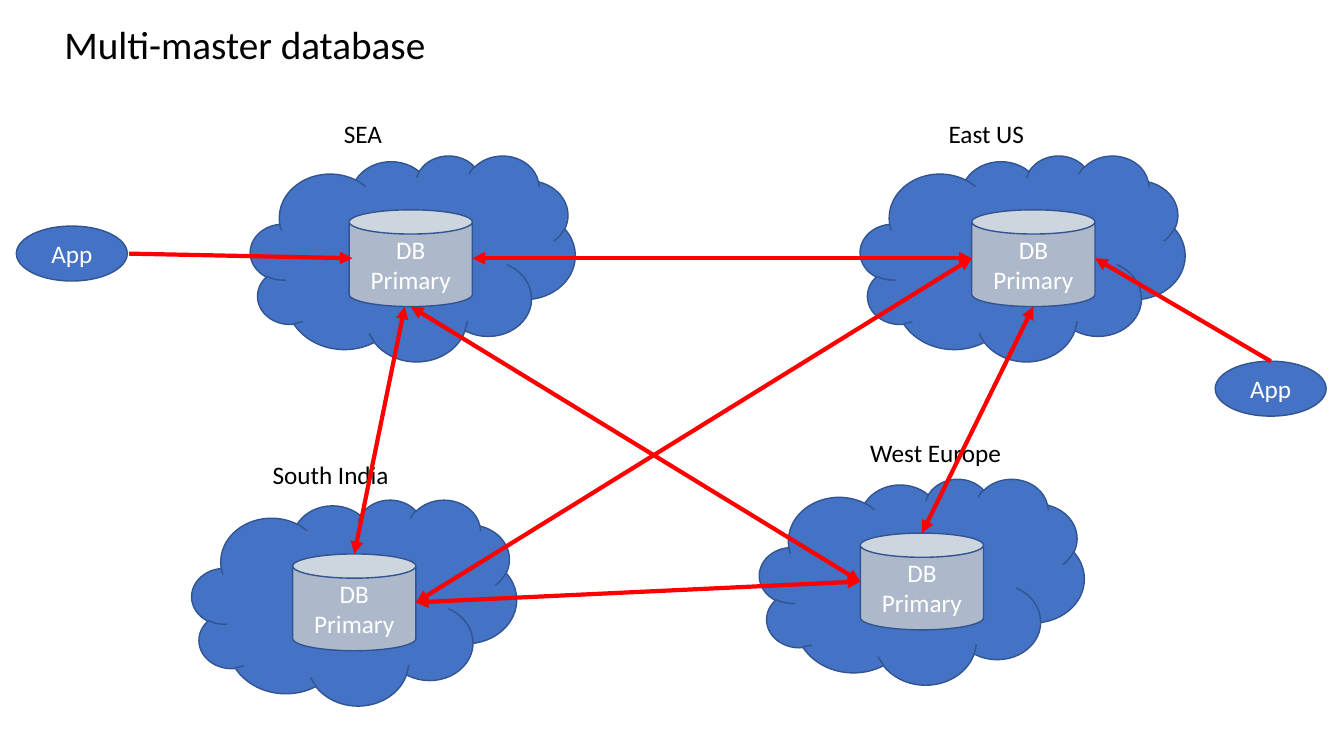
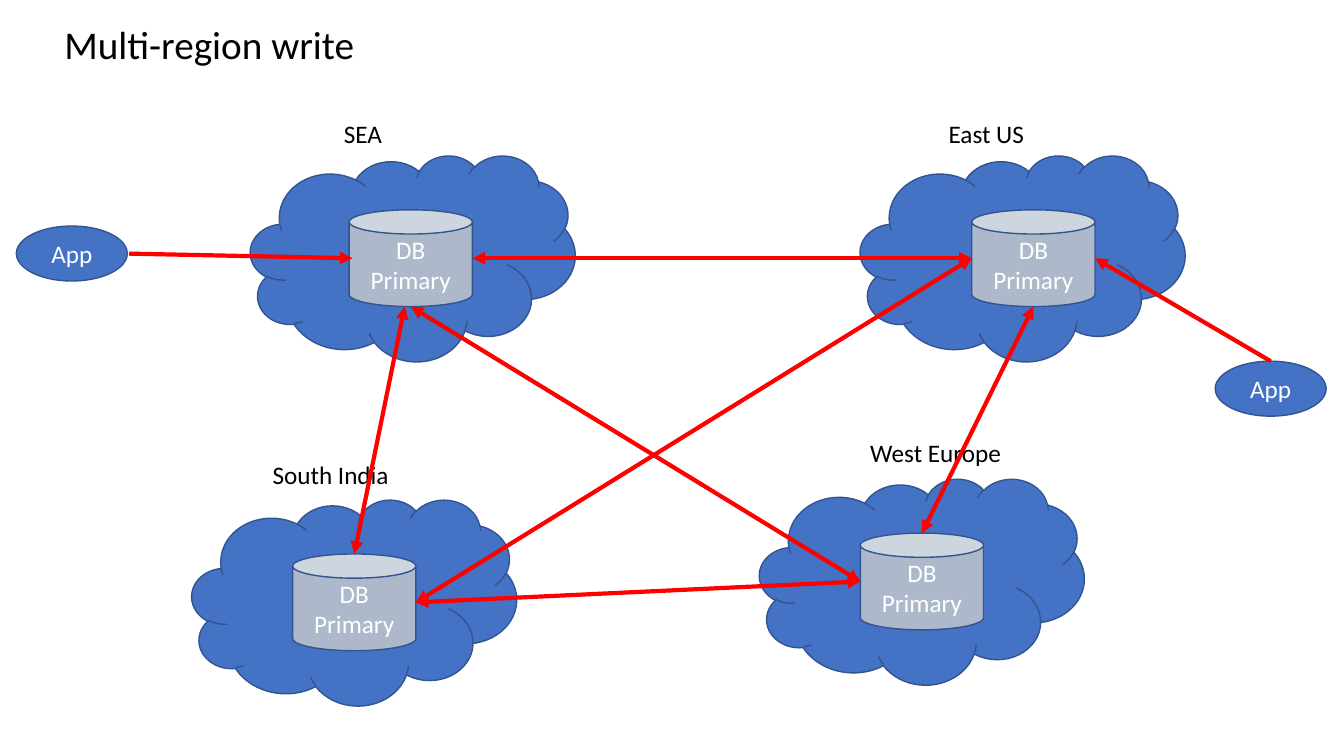
Before and after one commit to sonusathyadas/Microservices-Training-Materials, a slide deck: slide 8 of Azure.pptx (slide 9 before the commit). Drawn at 1344x756 pixels with LibreOffice and Linux fonts; fonts in the diff are those of the drawing. Boxes give left, top, right and bottom in pixels: in the first picture for what was removed or moved away, otherwise in the second. Text is boxed around its words. In the diff, an @@ line names an element or a change of style, - is before the commit and + after.

```diff
--- a/Azure.pptx
+++ b/Azure.pptx
@@ text at (x1=64, y1=31, x2=354, y2=66): text changed @@
-Multi-master database
+Multi-region write
```
Also in this commit, not shown: 3 other slides changed, 1 slide removed, 11 other files.
